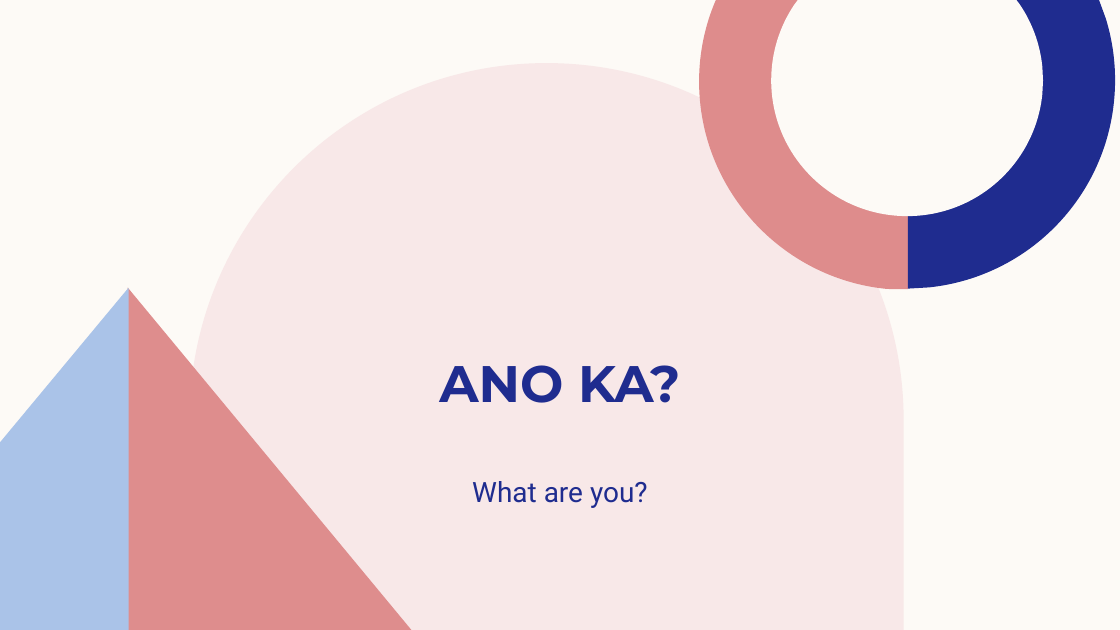
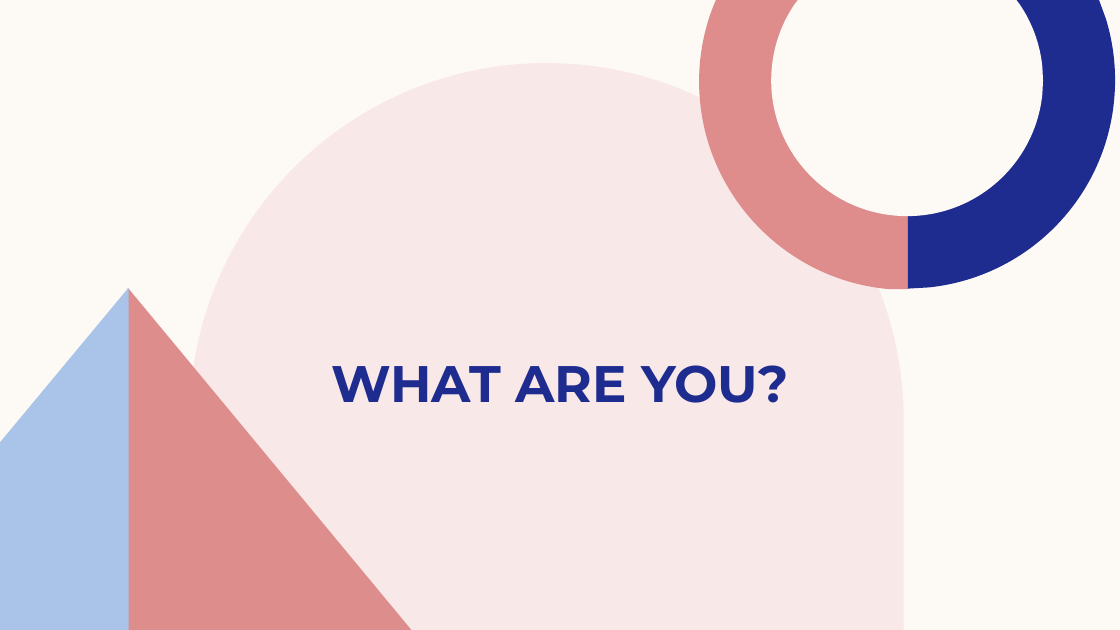
Before and after one commit to InterstellarMist/VIP-Workshop-2024, a slide deck: slide 6 of Gender Sensitivity Training/SOGIESC Workshop.pptx. Drawn at 1120x630 pixels with LibreOffice and Linux fonts; fonts in the diff are those of the drawing. Boxes give left, top, right and bottom in pixels: in the first picture for what was removed or moved away, otherwise in the second. Text is boxed around its words. In the diff, an @@ line names an element or a change of style, - is before the commit and + after.

```diff
--- a/Gender Sensitivity Training/SOGIESC Workshop.pptx
+++ b/Gender Sensitivity Training/SOGIESC Workshop.pptx
@@ title at bbox=[331, 365, 788, 403]: text changed @@
-ANO KA?
+WHAT ARE YOU?
@@ text removed at bbox=[472, 481, 648, 508] @@
-What are you?
```
Also in this commit, not shown: 3 other slides changed.
